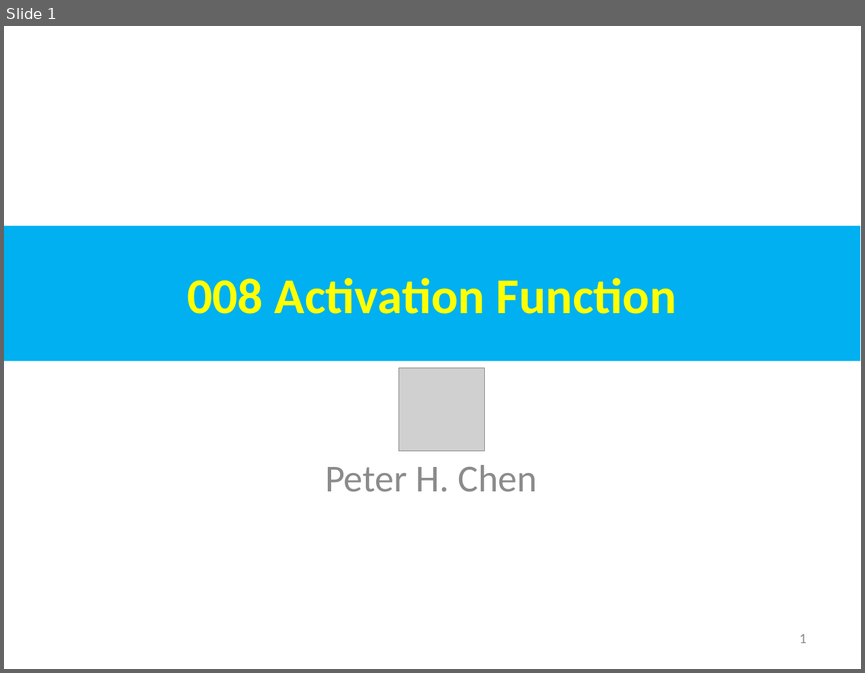
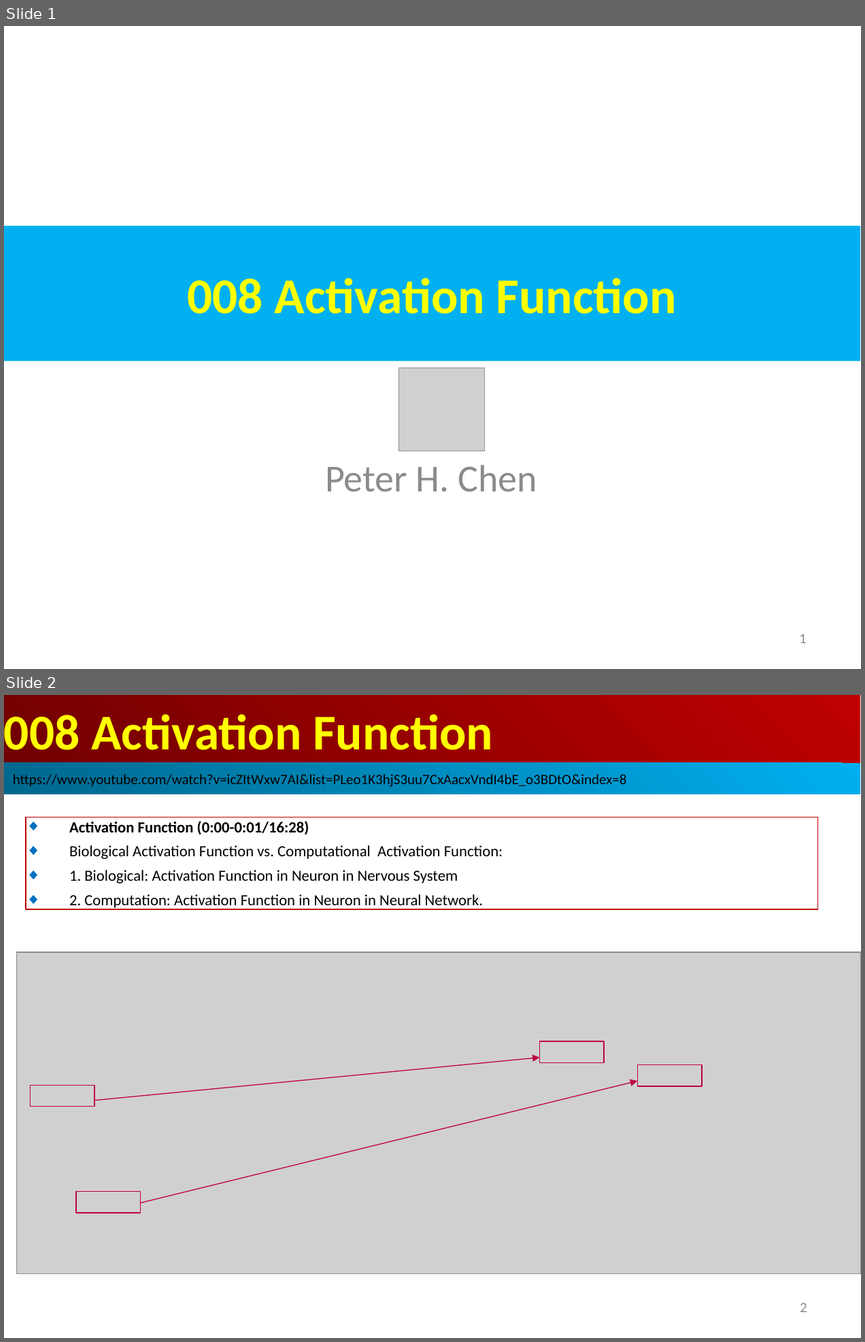
Before and after one commit to peterhchen/AIU_CS512_DL, a slide deck: 000_Lecture_Project/week02/01_Lecture/08_Act_Func.ppt. Shown one above the other, each under a label of ours: slide 1 before the commit, slides 1 and 2 after it. The pictures are 865x673 and 865x1342 pixels, drawn with LibreOffice and Linux fonts; fonts in the diff are those of the drawing; grey boxes stand for pictures. Boxes give left, top, right and bottom in pixels: in the first picture for what was removed or moved away, otherwise in the second. Text is boxed around its words. In the diff, an @@ line names an element or a change of style, - is before the commit and + after.

```diff
--- a/000_Lecture_Project/week02/01_Lecture/08_Act_Func.ppt
+++ b/000_Lecture_Project/week02/01_Lecture/08_Act_Func.ppt
@@ slide 2 added at (4,695,861,1338), background #FFFFFF @@
@@ rectangle added at (4,695,860,764), fill gradient #BF0000 to #710000, 42 pt, text #FFFF00, bold @@
+008 Activation Function
@@ rectangle added at (4,763,860,794), fill gradient #00AFEF to #00688E, 12 pt, text #000000 @@
+https://www.youtube.com/watch?v=icZItWxw7AI&list=PLeo1K3hjS3uu7CxAacxVndI4bE_o3BDtO&index=8
@@ rectangle added at (26,817,817,909), outline #C00000 0.74 pt, 13 pt, text #000000 @@
+◆ Activation Function (0:00-0:01/16:28)
+◆ Biological Activation Function vs. Computational Activation Function:
+◆ 1. Biological: Activation Function in Neuron in Nervous System
+◆ 2. Computation: Activation Function in Neuron in Neural Network.
@@ picture added at (17,952,861,1273) @@
@@ rectangle added at (540,1041,604,1063), outline #BF0041 0.74 pt @@
@@ arrow added from (95, 1100) to (540, 1057), #BF0041 0.74 pt @@
@@ arrow added from (140, 1202) to (637, 1081), #BF0041 0.74 pt @@
@@ rectangle added at (637,1064,702,1086), outline #BF0041 0.74 pt @@
@@ rectangle added at (31,1085,95,1106), outline #BF0041 0.74 pt @@
@@ rectangle added at (76,1191,140,1212), outline #BF0041 0.74 pt @@
@@ page number added at (800,1302,807,1312), 12 pt, text #8B8B8B @@
+2
```
Also in this commit, not shown: 1 slide changed, 1 other slide added.
